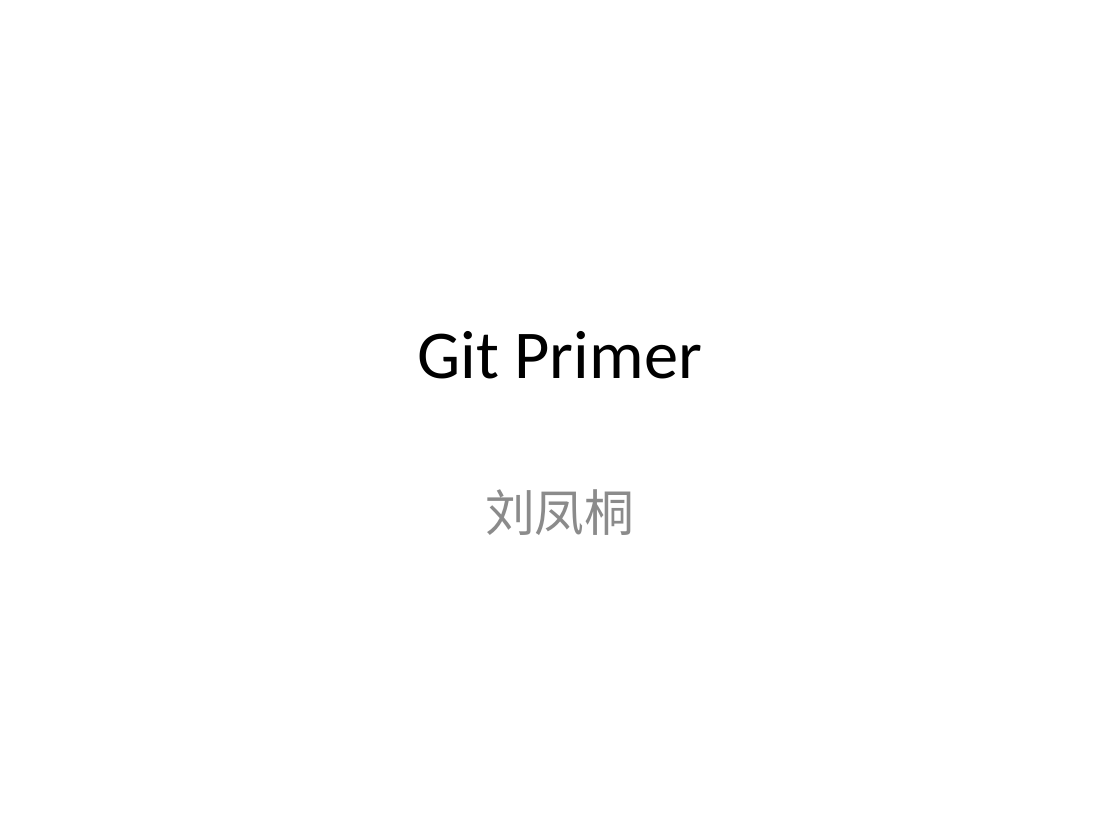
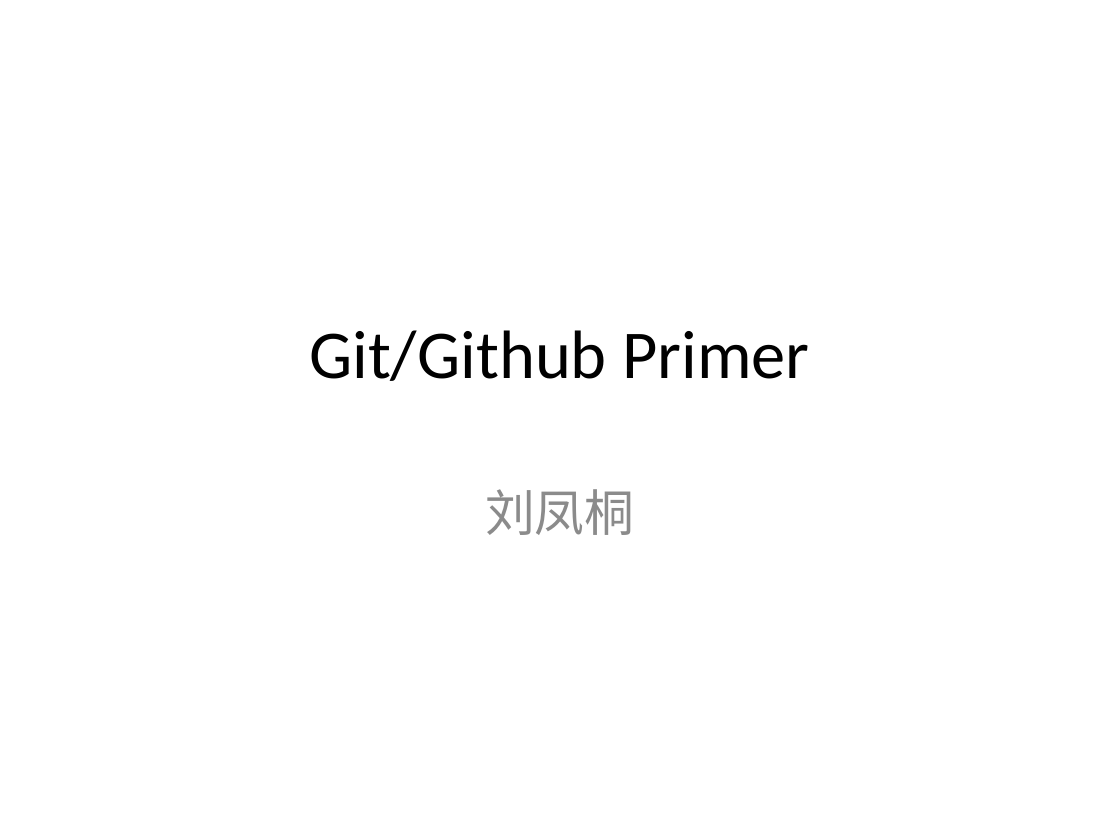
Before and after one commit to lftong/tong-doc, a slide deck: slide 1 of Git_Primer.pptx. Drawn at 1120x840 pixels with LibreOffice and Linux fonts; fonts in the diff are those of the drawing. Boxes give left, top, right and bottom in pixels: in the first picture for what was removed or moved away, otherwise in the second. Text is boxed around its words. In the diff, an @@ line names an element or a change of style, - is before the commit and + after.

Commit message:
version1

```diff
--- a/Git_Primer.pptx
+++ b/Git_Primer.pptx
@@ title at (309,330,809,381): text changed @@
-Git Primer
+Git/Github Primer
```
Also in this commit, not shown: 2 other slides changed, 1 slide added.
